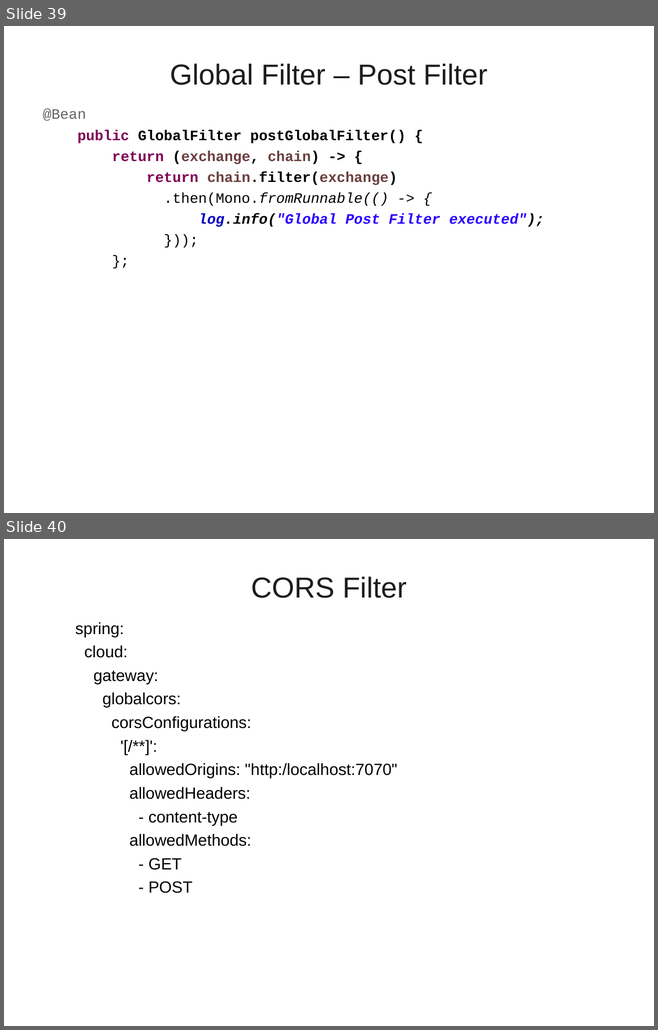
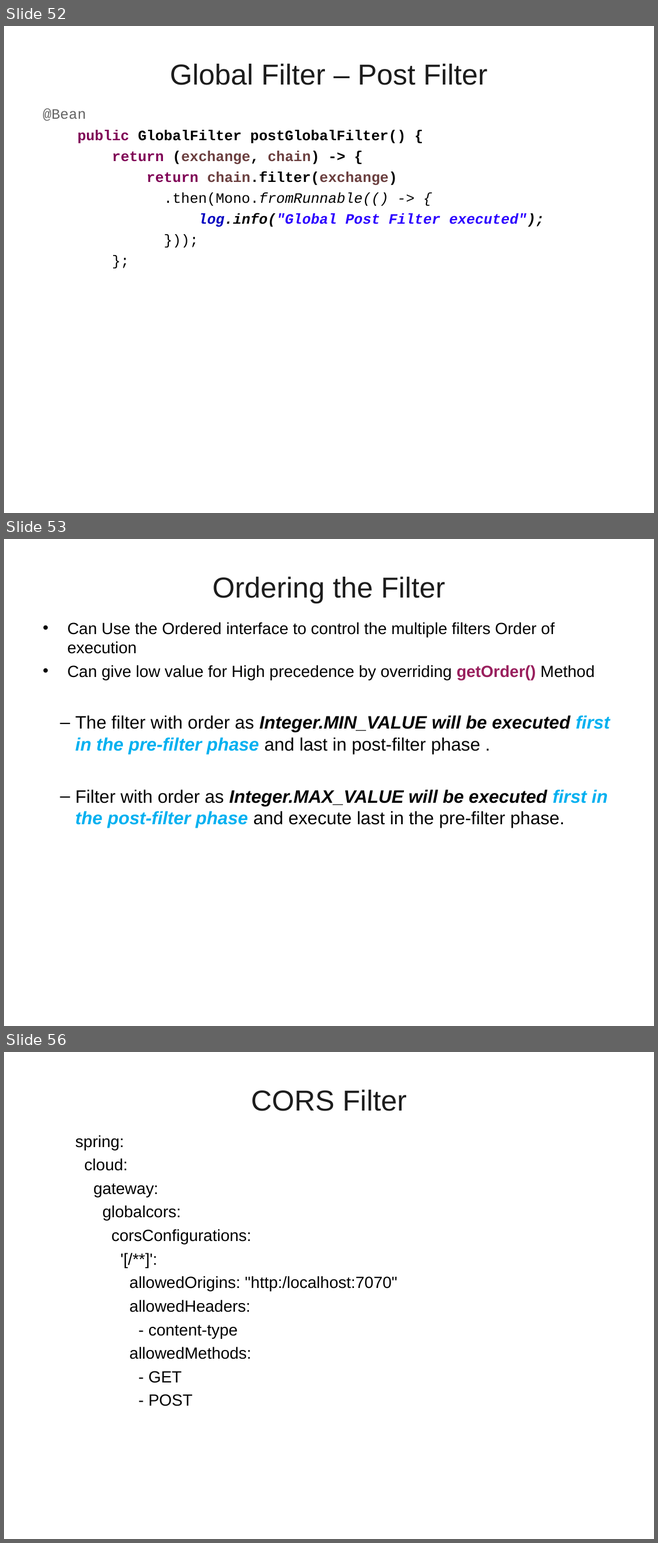
Before and after one commit to vatsank/spring_presentations, a slide deck: SpringMicroService_Module2_Ver02.ppt. Shown one above the other, each under a label of ours: slides 39 and 40 before the commit, slides 52, 53 and 56 after it; the slides between them are not shown. The pictures are 658x1030 and 658x1543 pixels, drawn with LibreOffice and Linux fonts; fonts in the diff are those of the drawing; background and template pictures are left out. Boxes give left, top, right and bottom in pixels: in the first picture for what was removed or moved away, otherwise in the second. Text is boxed around its words. In the diff, an @@ line names an element or a change of style, - is before the commit and + after.

```diff
--- a/SpringMicroService_Module2_Ver02.ppt
+++ b/SpringMicroService_Module2_Ver02.ppt
@@ slide 53 added at box(4, 539, 654, 1026), background picture (left out) @@
@@ title added at box(212, 577, 445, 603), 32 pt, text #1C1C1C @@
+Ordering the Filter
@@ text added at box(67, 622, 610, 828), 20 pt, text #000000 @@
+• Can Use the Ordered interface to control the multiple filters Order of execution
+• Can give low value for High precedence by overriding getOrder() Method
+  – The filter with order as Integer.MIN_VALUE will be executed first in the pre-filter phase and last in post-filter phase .
+  – Filter with order as Integer.MAX_VALUE will be executed first in the post-filter phase and execute last in the pre-filter phase.
@@ what was slide 39 is now slide 52 @@
@@ what was slide 40 is now slide 56 @@
```
Also in this commit, not shown: 10 slides changed, 30 other slides added.
